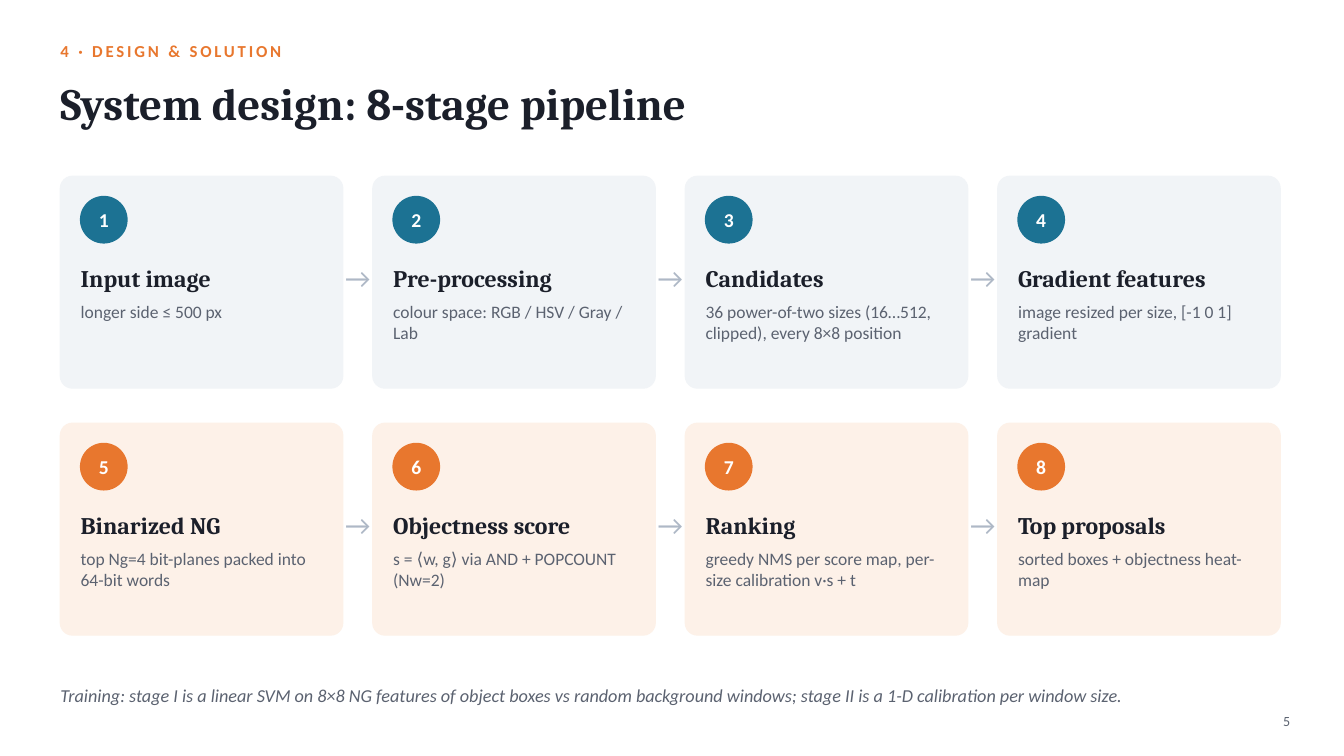
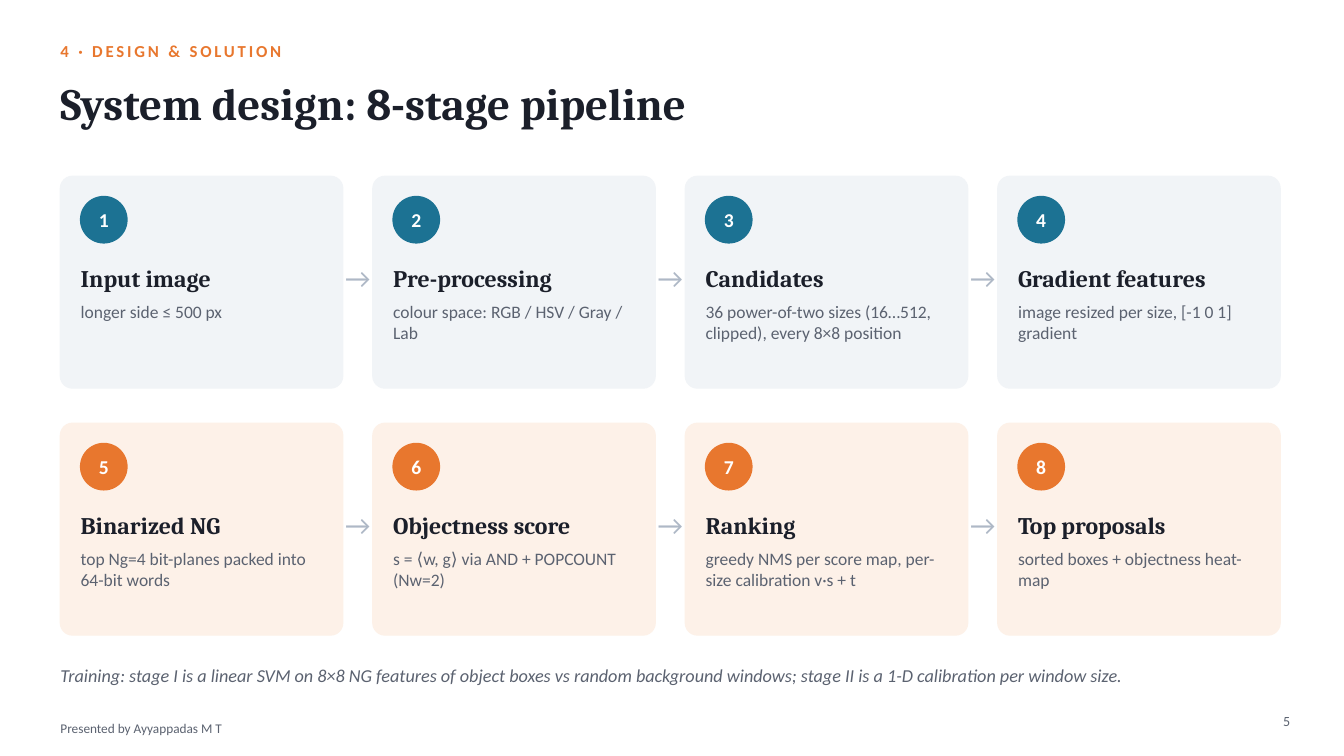
Before and after one commit to hari18305/cvprojectg10, a slide deck: slide 5 of presentation/BING_Objectness_Group10.pptx. Drawn at 1344x756 pixels with LibreOffice and Linux fonts; fonts in the diff are those of the drawing. Boxes give left, top, right and bottom in pixels: in the first picture for what was removed or moved away, otherwise in the second. Text is boxed around its words. In the diff, an @@ line names an element or a change of style, - is before the commit and + after.

```diff
--- a/presentation/BING_Objectness_Group10.pptx
+++ b/presentation/BING_Objectness_Group10.pptx
@@ text "Training: stage I is a ...": place and size @@
-text "Training: stage I is a ..." at [60,689,1121,705]
+text "Training: stage I is a ..." at [60,669,1121,685]
@@ text added at [60,724,221,735], 9.5 pt, text #5B6270 @@
+Presented by Ayyappadas M T
```
Also in this commit, not shown: 10 other slides changed, 4 other files.
